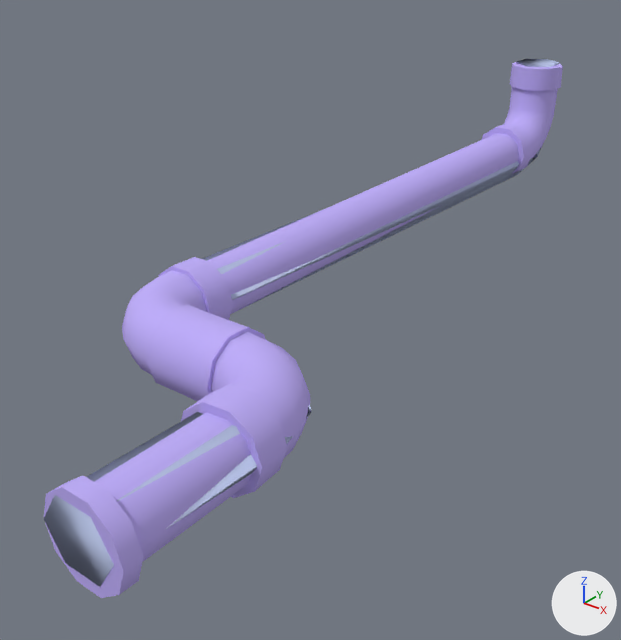
The Blender file src/props_mining/ceiling_pipe06_thick.blend: old version first, new version second.
Both versions are drawn from a camera (50 mm lens) standing at (63.7, -99.0, 28.9) and looking at (-5.1, -13.0, -24.4). The lights are fixed; the arrows at lower right show +X, +Y and +Z.

The first picture shows 'ceiling_pipe06_thick', 'ceiling_pipe06_thick_physics'.
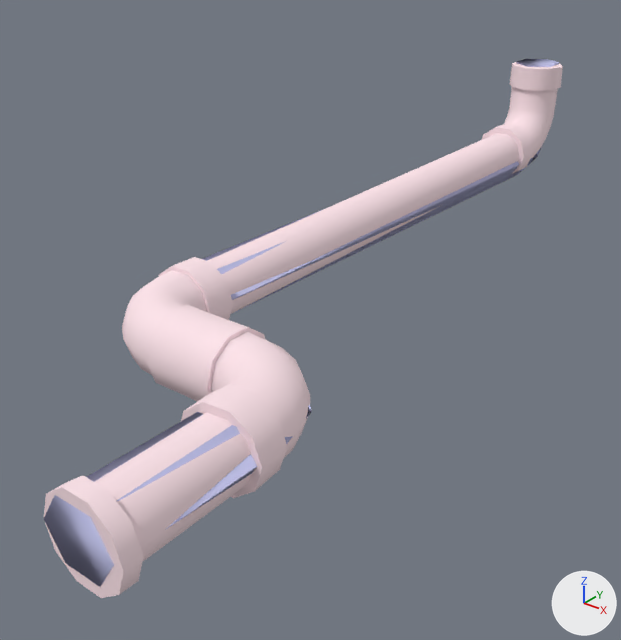
Location of each change, (x1, y1, x2, y2) in pixels of the pictures (621 x 640 px):
```json
{"object": "ceiling_pipe06_thick", "change": "recoloured", "before": [44, 62, 563, 598], "after": [44, 62, 563, 598], "on screen": "blue to white"}
```

The change, as JSON lines over the scene's bpy script:
```json
{"op": "set", "path": "mat_ceiling_pipe01.base_color", "old": "(0.521, 0.425, 0.942)", "new": "(0.985, 0.776, 0.825)", "note": "blue #bfaef8 -> white #fde4ea"}
```
